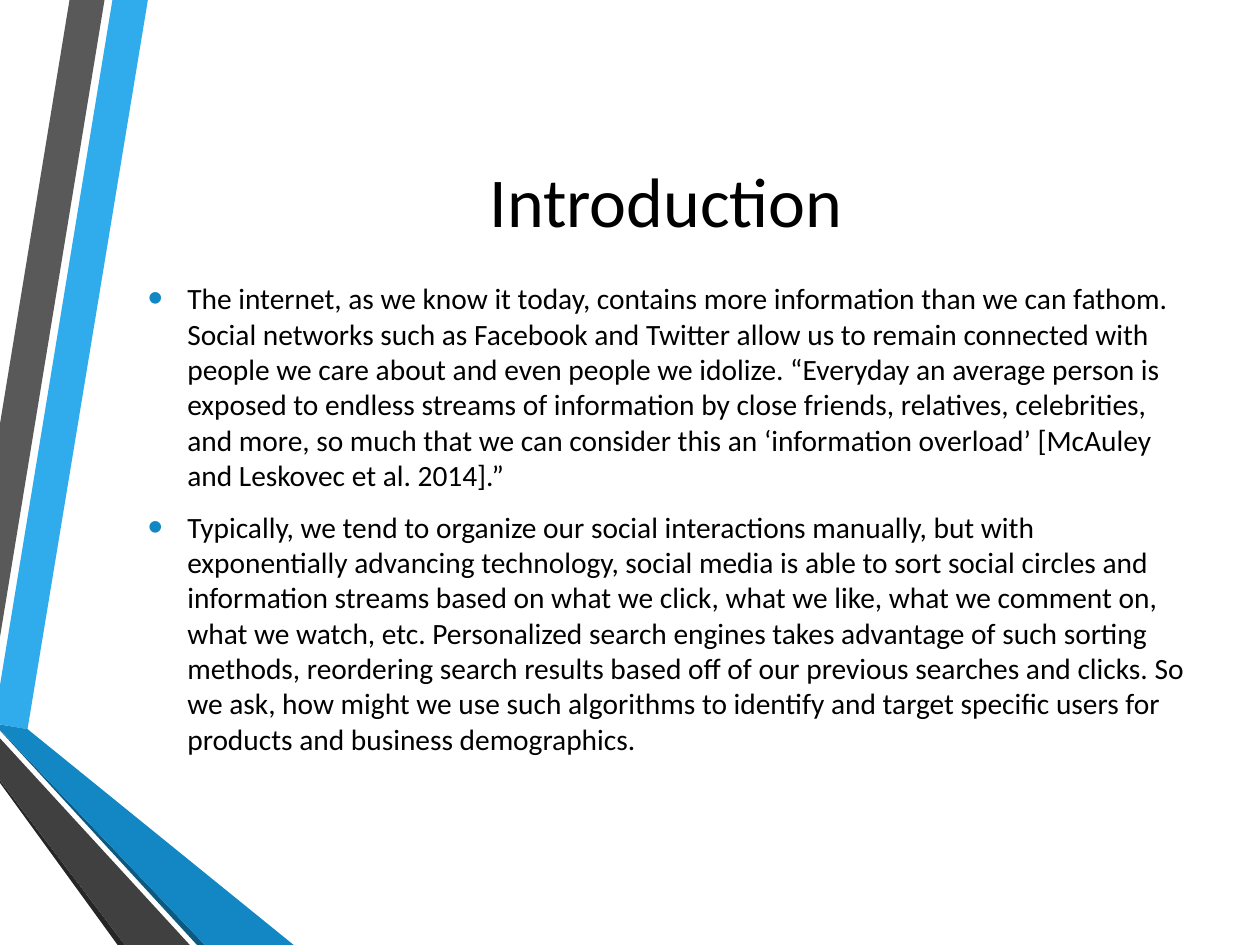
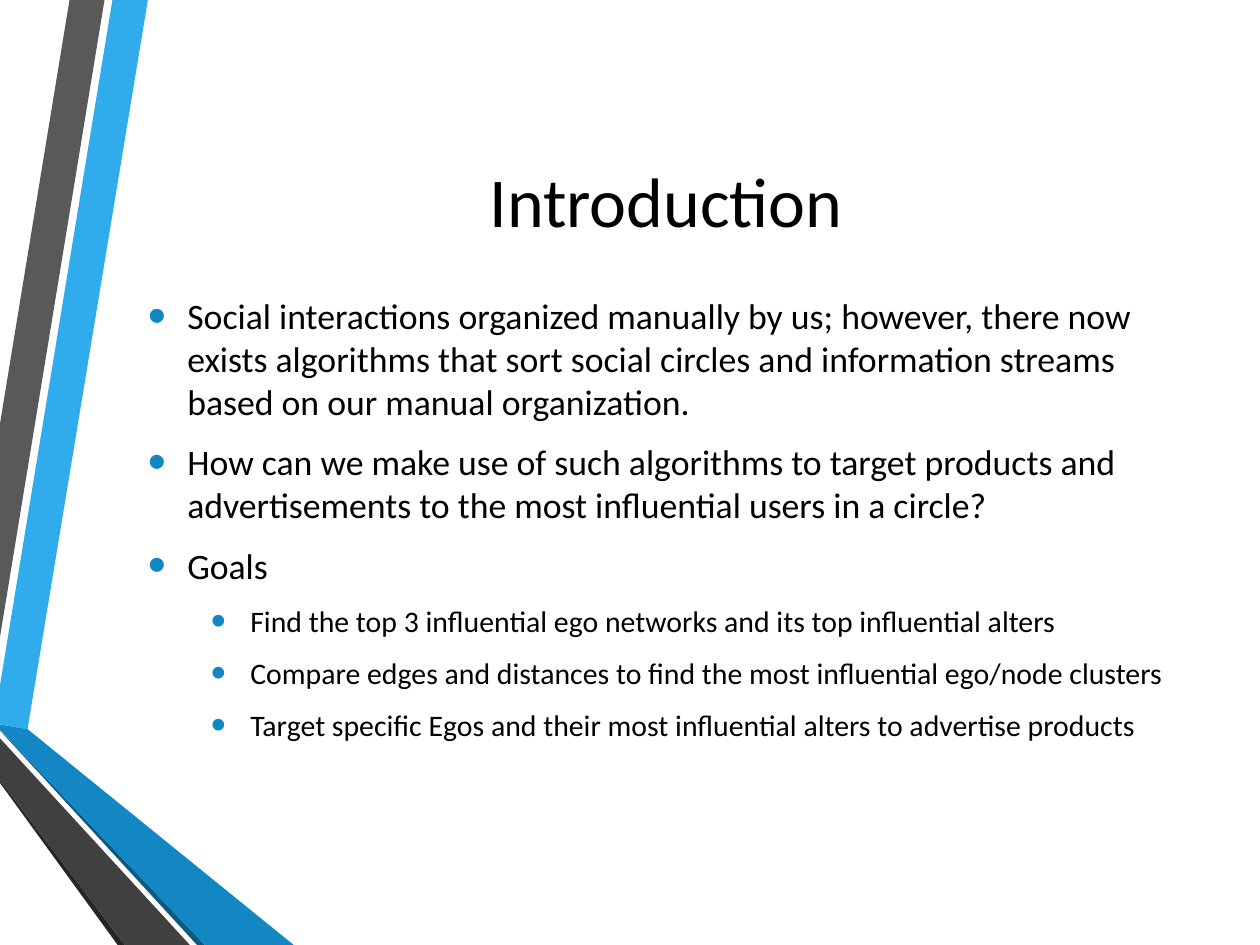
Before and after one commit to mrw93/ML4378_Project, a slide deck: slide 3 of Presentation1.pptx. Drawn at 1260x945 pixels with LibreOffice and Linux fonts; fonts in the diff are those of the drawing; background and template pictures are left out. Boxes give left, top, right and bottom in pixels: in the first picture for what was removed or moved away, otherwise in the second. Text is boxed around its words. In the diff, an @@ line names an element or a change of style, - is before the commit and + after.

```diff
--- a/Presentation1.pptx
+++ b/Presentation1.pptx
@@ text at box(187, 304, 1161, 741): text changed; size 16.8 to 20.4 pt @@
-• The internet, as we know it today, contains more information than we can fathom. Social networks such as Facebook and Twitter allow us to remain connected with people we care about and even people we idolize. “Everyday an average person is exposed to endless streams of information by close friends, relatives, celebrities, and more, so much that we can consider this an ‘information overload’ [McAuley and Leskovec et al. 2014].”
-• Typically, we tend to organize our social interactions manually, but with exponentially advancing technology, social media is able to sort social circles and information streams based on what we click, what we like, what we comment on, what we watch, etc. Personalized search engines takes advantage of such sorting methods, reordering search results based off of our previous searches and clicks. So we ask, how might we use such algorithms to identify and target specific users for products and business demographics.
+• Social interactions organized manually by us; however, there now exists algorithms that sort social circles and information streams based on our manual organization.
+• How can we make use of such algorithms to target products and advertisements to the most influential users in a circle?
+• Goals
+  • Find the top 3 influential ego networks and its top influential alters
+  • Compare edges and distances to find the most influential ego/node clusters
+  • Target specific Egos and their most influential alters to advertise products
```
Also in this commit, not shown: 2 other slides changed, 1 slide removed.
